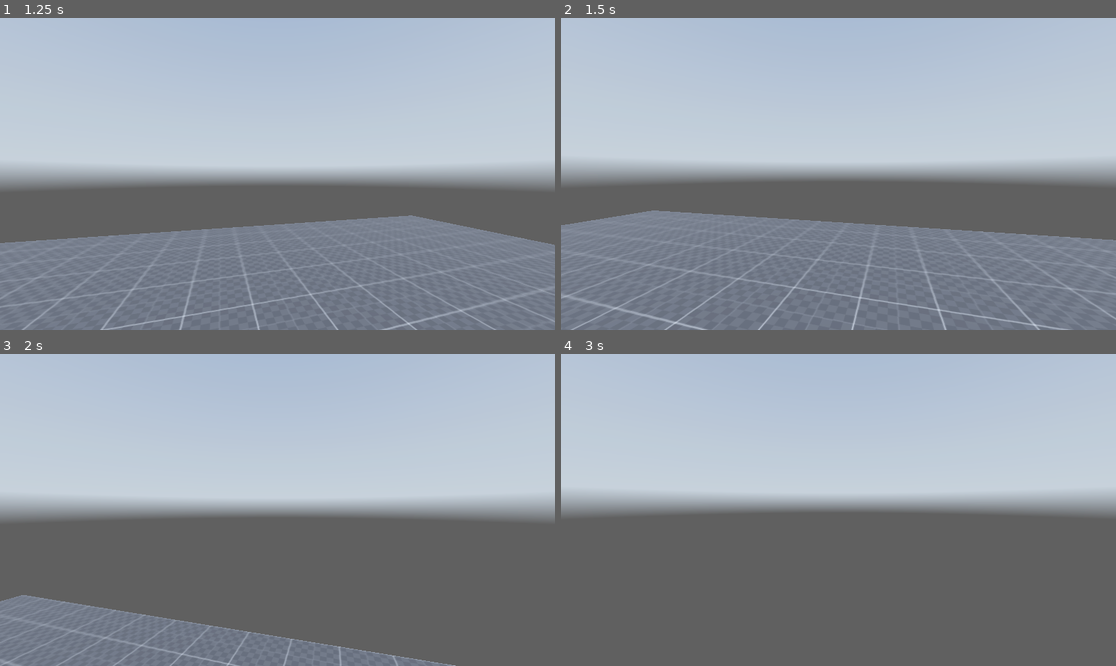
Above: before the commit, frames 1-4 (two rows, left to right).
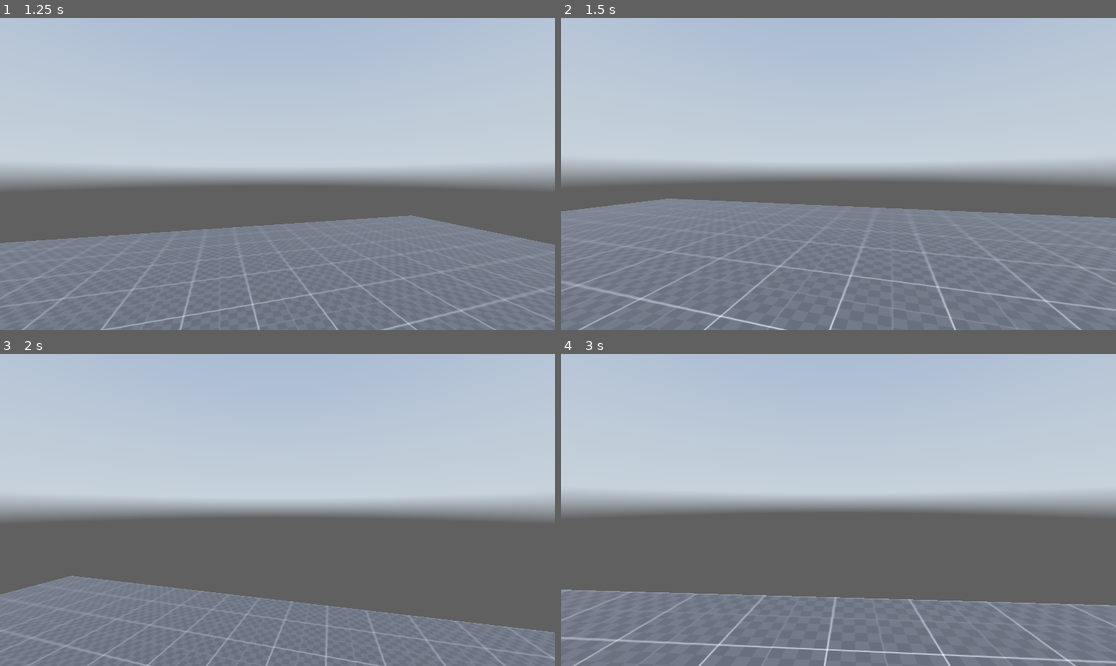
Above: after the commit, the same moments.

Repository: FahadHameed89/GodotPlayground3D
Game: Godot game, scene res://Scenes/world.tscn
Two runs of this game, one before a commit and one after it. Both use one fixed random seed, a clock stepped at 60 frames per second and the inputs below. The project has no main scene, so this scene is started directly. A sky picture missing from this copy of the repository is replaced by a grey-blue gradient.
Inputs (mouse positions are in pixels of both pictures, inside the frame that each line leads up to):
- Up to frame 1 (1.25 s): tap Enter (ui_accept) at 0.5, 0.77 s; move the mouse to (305, 174) at 0.52 s; hold W (forward) from 0.53 s (still down); hold Ctrl (crouch) from 0.53 s (still down)
- Up to frame 2 (1.5 s): keep holding W (forward); move the mouse to (810, 174) at 1.27 s; release Ctrl (crouch) at 1.28 s; tap Shift (sprint) at 1.35 s
- Up to frame 3 (2 s): keep holding W (forward); tap Enter (ui_accept) at 1.52 s
- Up to frame 4 (3 s): keep holding W (forward); move the mouse to (849, 503) at 2.02 s; hold Ctrl (crouch) 2.03-2.78 s; move the mouse to (832, 516) at 2.77 s; tap Shift (sprint) at 2.85 s

Frame 1 is identical in both runs. In frame 2, 8.0% of the frame differs, in the area x 0-100%, y 57-100%; in frame 3, 12%; in frame 4, 22%, in the area x 0-100%, y 75-100%.

Commit message:
added a raycast to detect for a ceiling before standing up
otherwise you get a glitch when releasing crouch

Diff:
--- a/Scenes/world.tscn
+++ b/Scenes/world.tscn
@@ -66,3 +66,5 @@
 transform = Transform3D(1, 0, 0, 0, 1, 0, 0, 0, 1, 0, 1.8, 0)
 
 [node name="Camera3D" type="Camera3D" parent="player/head"]
+
+[node name="RayCast3D" type="RayCast3D" parent="player"]
--- a/Scripts/player.gd
+++ b/Scripts/player.gd
@@ -3,6 +3,7 @@
 @onready var head = $head
 @onready var standing_collision_shape = $standing_collision_shape
 @onready var crouching_collision_shape = $crouching_collision_shape
+@onready var ray_cast_3d = $RayCast3D
 
 
 
@@ -42,7 +43,7 @@
 		head.position.y = lerp(head.position.y, 1.8 + crouching_depth, delta*lerp_speed)
 		standing_collision_shape.disabled = true
 		crouching_collision_shape.disabled = false
-	else:
+	elif !ray_cast_3d.is_colliding():
 		standing_collision_shape.disabled = false
 		crouching_collision_shape.disabled = false
 		head.position.y = lerp(head.position.y, 1.8, delta*lerp_speed)
